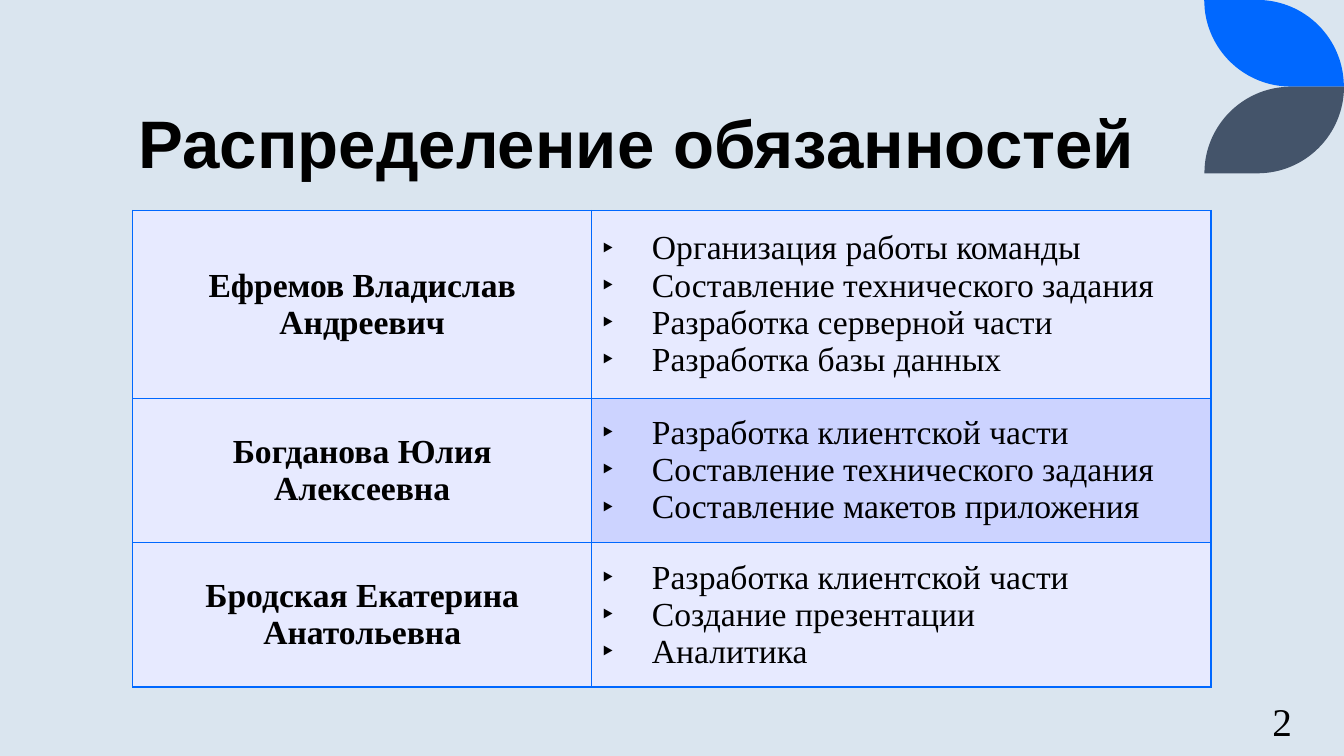
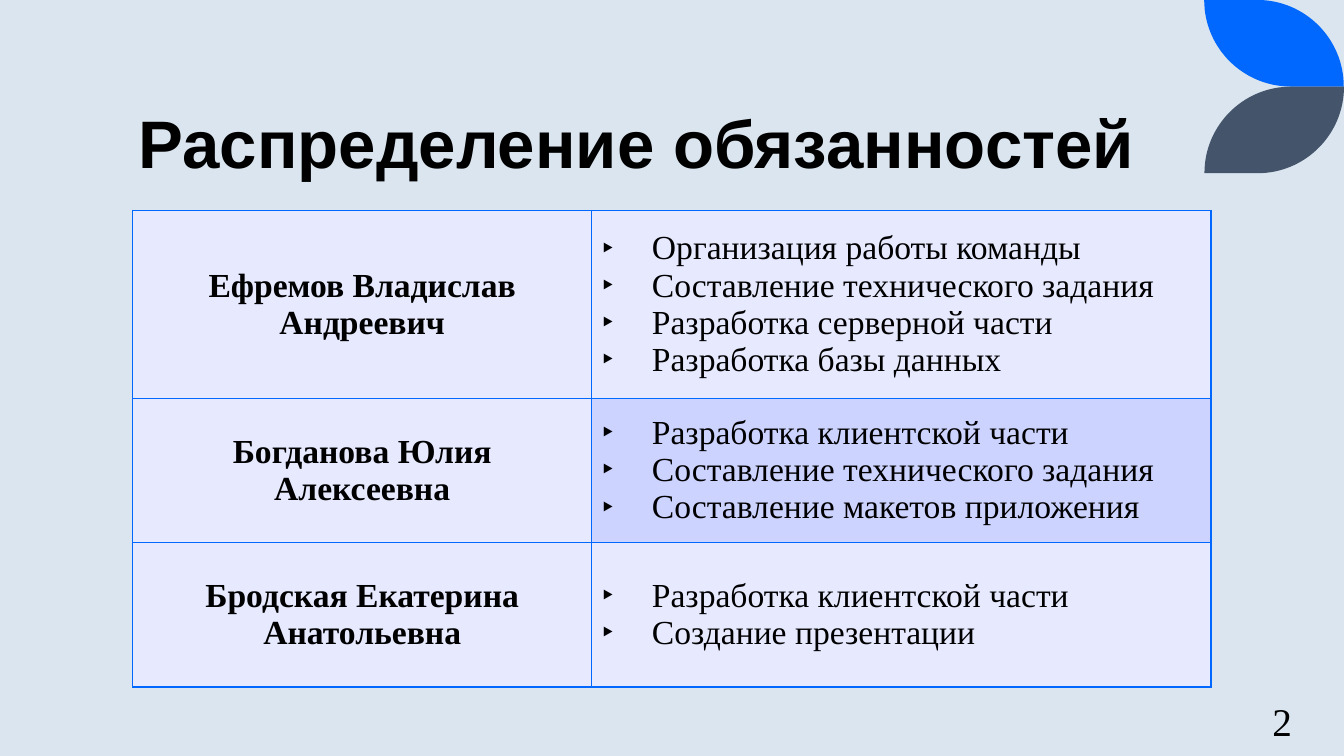
Before and after one commit to TeaProphet/TP-5.1-3, a slide deck: slide 2 of documentation/Презентация Onboard.pptx. Drawn at 1344x756 pixels with LibreOffice and Linux fonts; fonts in the diff are those of the drawing. Boxes give left, top, right and bottom in pixels: in the first picture for what was removed or moved away, otherwise in the second. Text is boxed around its words. In the diff, an @@ line names an element or a change of style, - is before the commit and + after.

Commit message:
ORG-19 - finish presentation

```diff
--- a/documentation/Презентация Onboard.pptx
+++ b/documentation/Презентация Onboard.pptx
@@ table at (133, 211, 1212, 688) @@
-row 3, column 2: Разработка клиентской части / Создание презентации / Аналитика
+row 3, column 2: Разработка клиентской части / Создание презентации
```
Also in this commit, not shown: 13 other slides changed.
